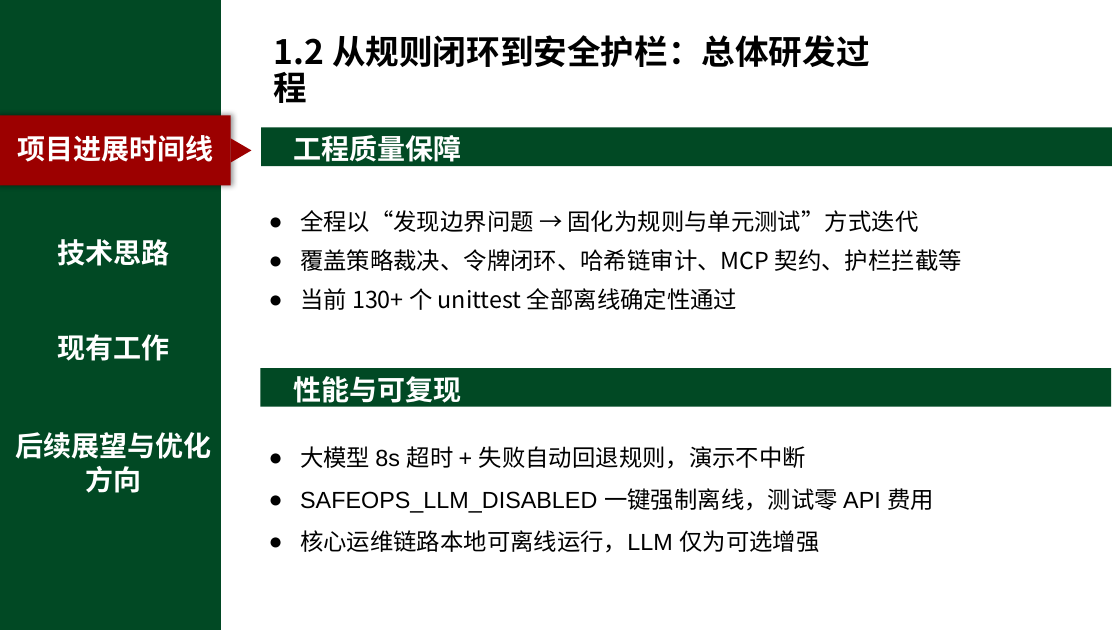
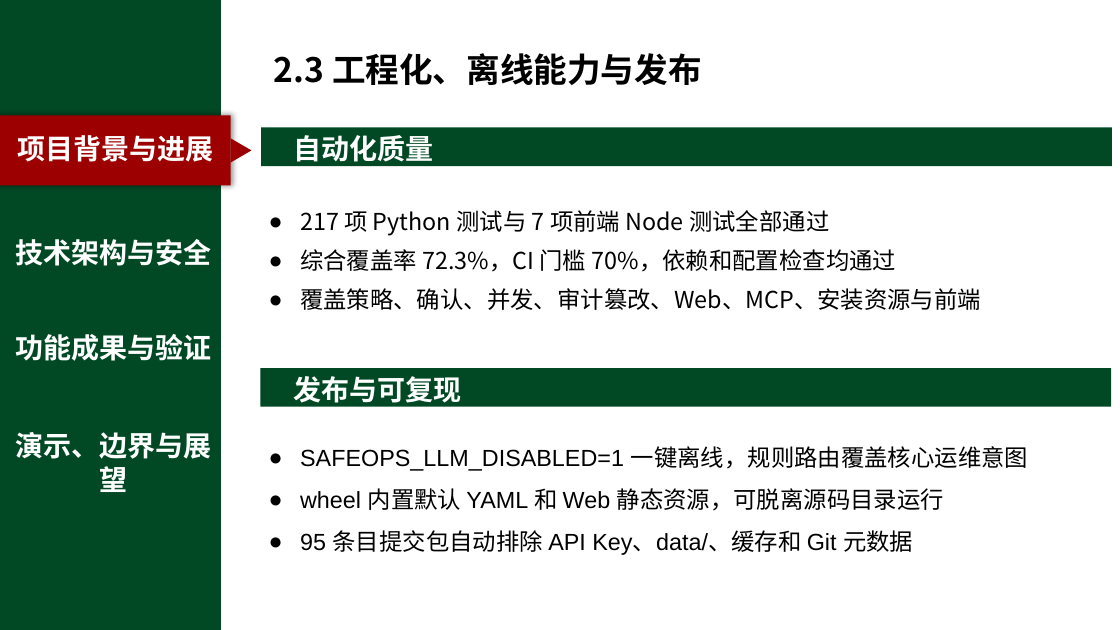
Before and after one commit to chanehwibo/cnsoftbei, a slide deck: slide 8 of SafeOps_答辩演示PPT.pptx. Drawn at 1120x630 pixels with LibreOffice and Linux fonts; fonts in the diff are those of the drawing; background and template pictures are left out. Boxes give left, top, right and bottom in pixels: in the first picture for what was removed or moved away, otherwise in the second. Text is boxed around its words. In the diff, an @@ line names an element or a change of style, - is before the commit and + after.

```diff
--- a/SafeOps_答辩演示PPT.pptx
+++ b/SafeOps_答辩演示PPT.pptx
@@ text at bbox=[274, 53, 702, 85]: text changed @@
-1.2 从规则闭环到安全护栏：总体研发过程
+2.3 工程化、离线能力与发布
@@ text at bbox=[17, 135, 213, 162]: text changed @@
-项目进展时间线
+项目背景与进展
@@ text at bbox=[293, 135, 433, 167]: text changed @@
-工程质量保障
+自动化质量
@@ text at bbox=[16, 239, 212, 266]: text changed @@
-技术思路
+技术架构与安全
@@ text at bbox=[300, 210, 981, 310]: text changed @@
-● 全程以“发现边界问题 → 固化为规则与单元测试”方式迭代
-● 覆盖策略裁决、令牌闭环、哈希链审计、MCP 契约、护栏拦截等
-● 当前 130+ 个 unittest 全部离线确定性通过
+● 217 项 Python 测试与 7 项前端 Node 测试全部通过
+● 综合覆盖率 72.3%，CI 门槛 70%，依赖和配置检查均通过
+● 覆盖策略、确认、并发、审计篡改、Web、MCP、安装资源与前端
@@ text at bbox=[16, 334, 212, 361]: text changed @@
-现有工作
+功能成果与验证
@@ text at bbox=[293, 376, 461, 408]: text changed @@
-性能与可复现
+发布与可复现
@@ text at bbox=[16, 432, 212, 492]: text changed @@
-后续展望与优化方向
+演示、边界与展望
@@ text at bbox=[300, 446, 1028, 555]: text changed @@
-● 大模型 8s 超时 + 失败自动回退规则，演示不中断
-● SAFEOPS_LLM_DISABLED 一键强制离线，测试零 API 费用
-● 核心运维链路本地可离线运行，LLM 仅为可选增强
+● SAFEOPS_LLM_DISABLED=1 一键离线，规则路由覆盖核心运维意图
+● wheel 内置默认 YAML 和 Web 静态资源，可脱离源码目录运行
+● 95 条目提交包自动排除 API Key、data/、缓存和 Git 元数据
```
Also in this commit, not shown: 13 other slides changed, 3 other files.
